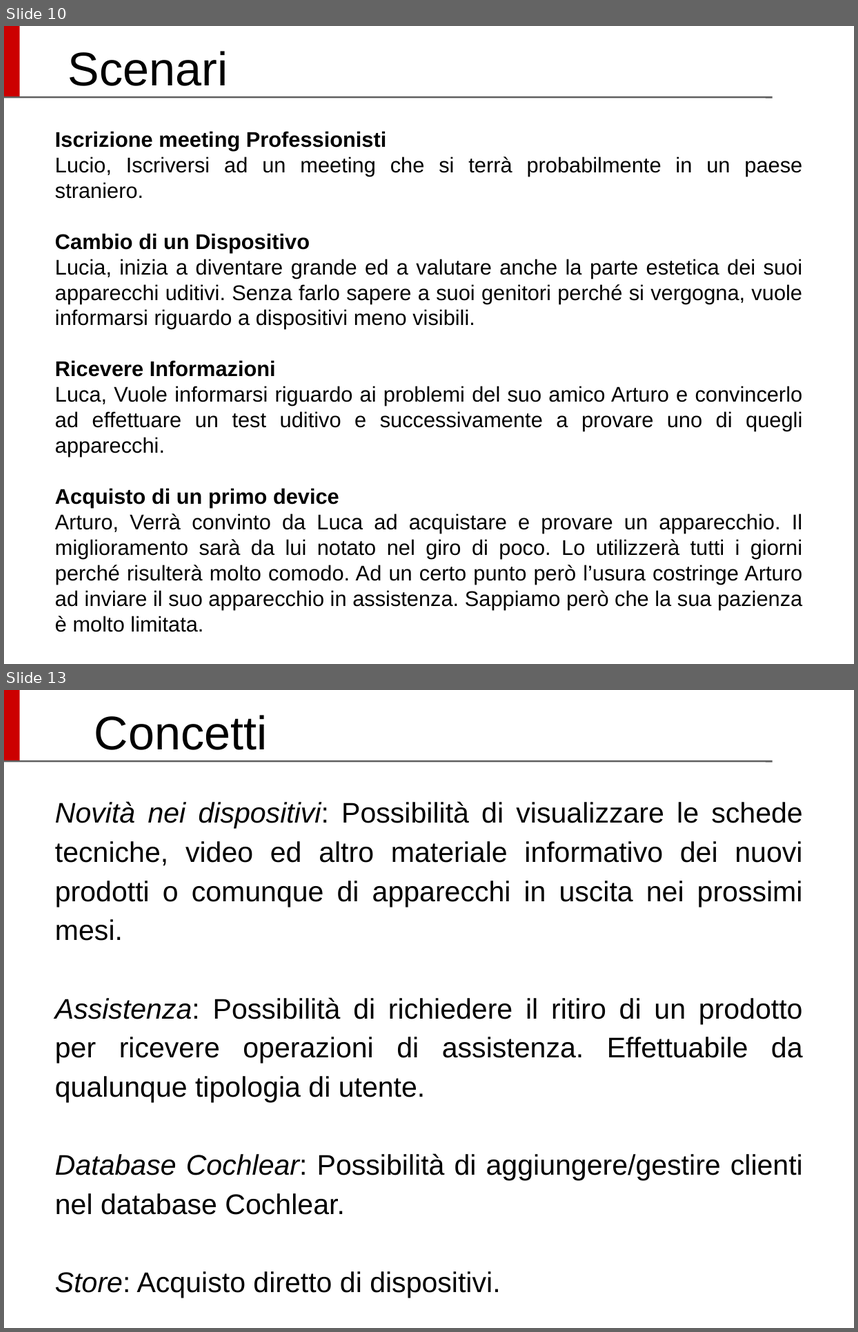
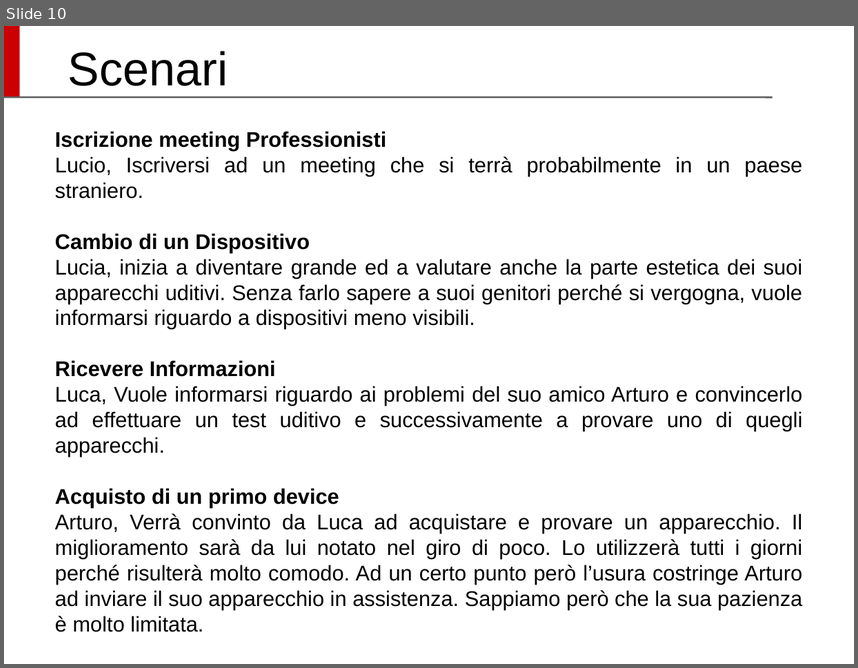
Before and after one commit to Siber93/UsabilitaProject, a slide deck: UUX_SlideProject_Cochlear.odp. Shown one above the other, each under a label of ours: slides 10 and 13 before the commit, slide 10 after it; the slides between them are not shown. The pictures are 858x1332 and 858x668 pixels, drawn with LibreOffice and Linux fonts; fonts in the diff are those of the drawing; background and template pictures are left out. Boxes give left, top, right and bottom in pixels: in the first picture for what was removed or moved away, otherwise in the second. Text is boxed around its words. In the diff, an @@ line names an element or a change of style, - is before the commit and + after.

```diff
--- a/UUX_SlideProject_Cochlear.odp
+++ b/UUX_SlideProject_Cochlear.odp
@@ slide 13 removed at bbox=[4, 690, 854, 1328], background #FFFFFF; not listed: 2 template elements that a slide beside it also shows @@
@@ title removed at bbox=[94, 715, 268, 750] @@
-Concetti
@@ text removed at bbox=[55, 801, 803, 1214] @@
-Novità nei dispositivi: Possibilità di visualizzare le schede tecniche, video ed altro materiale informativo dei nuovi prodotti o comunque di apparecchi in uscita nei prossimi mesi.
-Assistenza: Possibilità di richiedere il ritiro di un prodotto per ricevere operazioni di assistenza. Effettuabile da qualunque tipologia di utente.
-Database Cochlear: Possibilità di aggiungere/gestire clienti nel database Cochlear.
-Store: Acquisto diretto di dispositivi.
```
Also in this commit, not shown: 3 slides changed, 2 slides added, 6 other slides removed, 3 other files.
